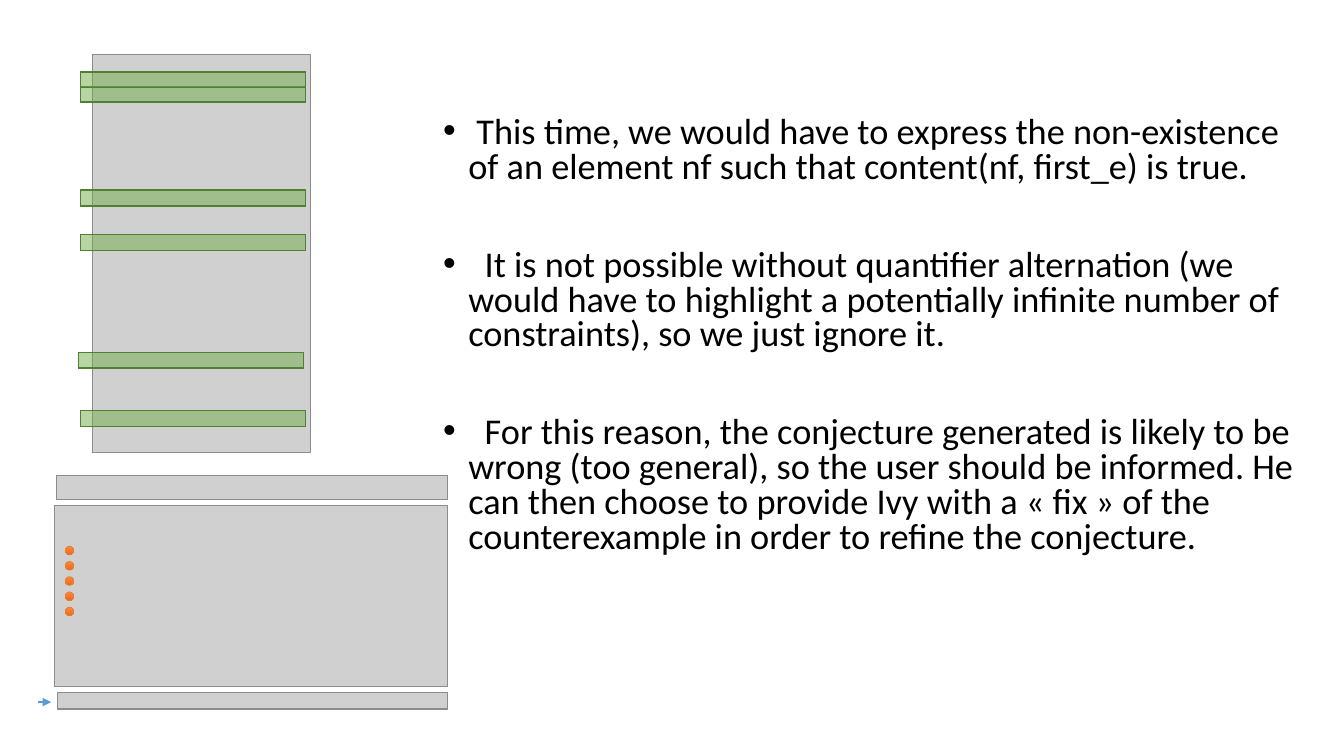
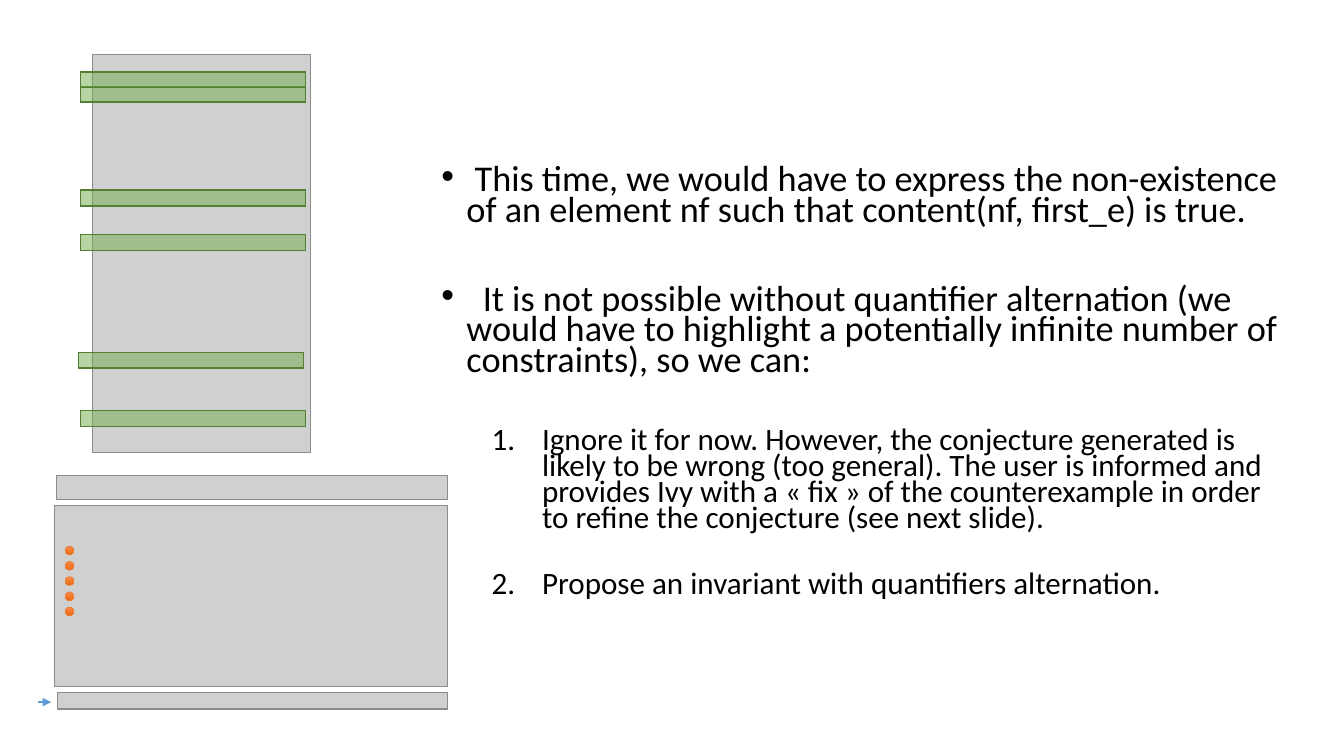
Before and after one commit to tjhance/ivy-research, a slide deck: slide 22 of invariant_synthesis/counterexample_generalization.pptx. Drawn at 1344x756 pixels with LibreOffice and Linux fonts; fonts in the diff are those of the drawing; grey boxes stand for pictures. Boxes give left, top, right and bottom in pixels: in the first picture for what was removed or moved away, otherwise in the second. Text is boxed around its words. In the diff, an @@ line names an element or a change of style, - is before the commit and + after.

Commit message:
update

```diff
--- a/invariant_synthesis/counterexample_generalization.pptx
+++ b/invariant_synthesis/counterexample_generalization.pptx
@@ text "This time, we would have ...": place and size @@
-text "This time, we would have ..." at (468,118,1293,556)
+text "This time, we would have ..." at (466,165,1277,599)
@@ text at (466,165,1277,227): line spacing 0.8 to 0.7 @@
@@ text at (466,284,1277,599): text changed; size 25.9 to 22.2 pt @@
-• It is not possible without quantifier alternation (we would have to highlight a potentially infinite number of constraints), so we just ignore it.
-• For this reason, the conjecture generated is likely to be wrong (too general), so the user should be informed. He can then choose to provide Ivy with a « fix » of the counterexample in order to refine the conjecture.
+• It is not possible without quantifier alternation (we would have to highlight a potentially infinite number of constraints), so we can:
+  1. Ignore it for now. However, the conjecture generated is likely to be wrong (too general). The user is informed and provides Ivy with a « fix » of the counterexample in order to refine the conjecture (see next slide).
+  2. Propose an invariant with quantifiers alternation.
```
Also in this commit, not shown: 2 other slides changed, 1 slide added, 1 slide removed.
